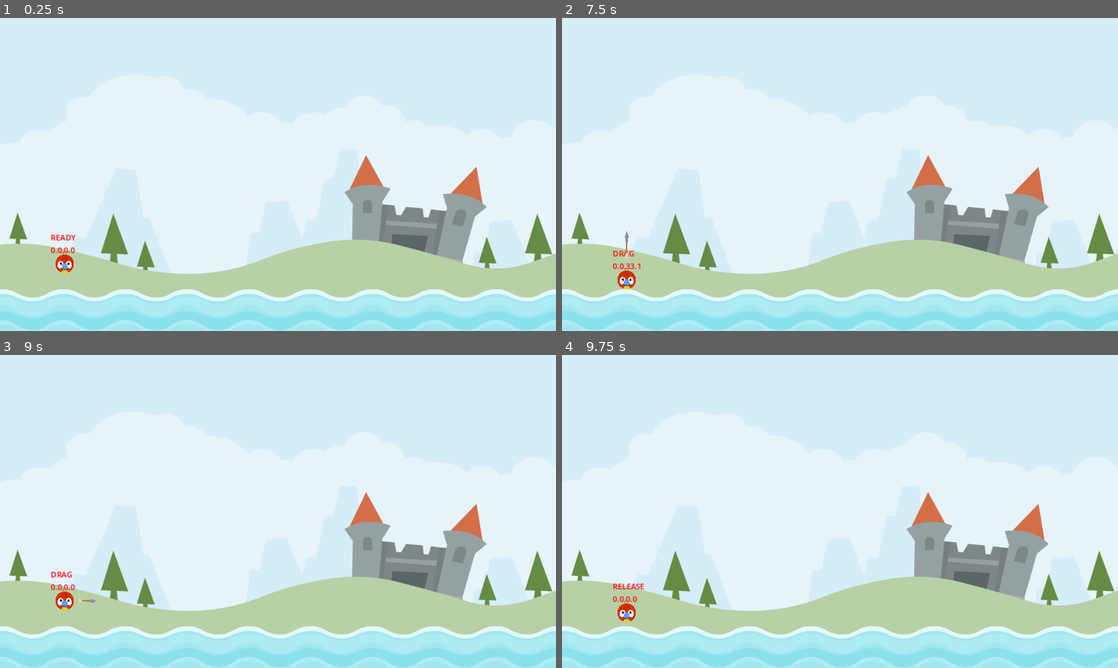
Above: before the commit, frames 1-4 (two rows, left to right).
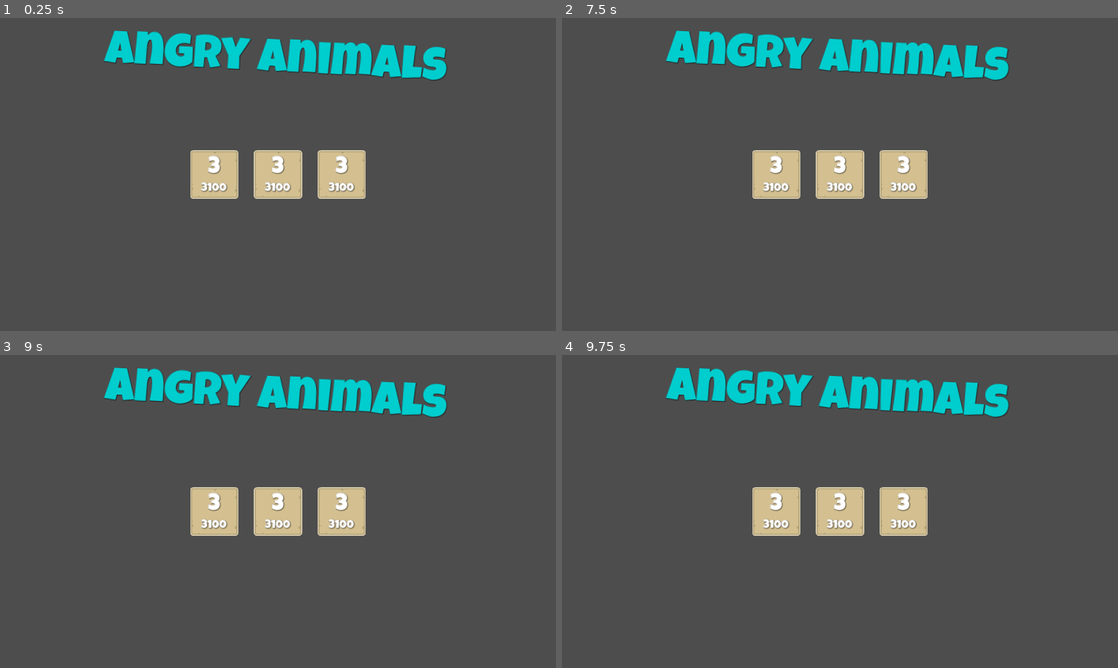
Above: after the commit, the same moments.

Repository: LeyvaGeorge/Angry_Animals
Game: Godot game, scene res://scene/main/main.tscn
Two runs of this game, one before a commit and one after it. Both use one fixed random seed, a clock stepped at 60 frames per second and the inputs below. Before the commit the project starts from res://scene/level/level.tscn.
Inputs (mouse positions are in pixels of both pictures, inside the frame that each line leads up to):
- Up to frame 1 (0.25 s): no input
- Up to frame 2 (7.5 s): click (778, 174) at 0.52 s; click (840, 174) at 1.27 s; click (901, 174) at 2.02 s; click (778, 174) at 2.77 s; click (840, 174) at 3.52 s; click (901, 174) at 4.27 s; click (778, 174) at 5.02 s; click (840, 174) at 5.77 s; click (901, 174) at 6.52 s; tap Enter at 7.25 s; drag from (628, 265) to (828, 309) at 7.27 s
- Up to frame 3 (9 s): drag from (166, 527) to (266, 646) at 8.02 s; move the mouse to (66, 602) at 8.77 s; press the mouse at (66, 602) at 8.78 s
- Up to frame 4 (9.75 s): release the mouse at (628, 602) at 9.5 s; tap Space at 9.5 s; drag from (812, 574) to (673, 464) at 9.52 s

The runs differ from the first frame. In frame 1, 100% of the frame differs, in the area x 0-100%, y 0-100%; in frame 2, 100%; in frame 3, 100%; in frame 4, 100%.

Commit message:
added title

Diff:
--- /dev/null
+++ b/assets/lg_24_wh.tres
@@ -0,0 +1,9 @@
+[gd_resource type="LabelSettings" load_steps=2 format=3 uid="uid://usy3mcgwsqjp"]
+
+[ext_resource type="FontFile" uid="uid://plphh32gigmx" path="res://assets/fonts/LuckiestGuy-Regular.ttf" id="1_2hof3"]
+
+[resource]
+font = ExtResource("1_2hof3")
+font_size = 24
+shadow_size = 3
+shadow_color = Color(0, 0, 0, 0.419608)
--- /dev/null
+++ b/assets/lg_48_wh.tres
@@ -0,0 +1,9 @@
+[gd_resource type="LabelSettings" load_steps=2 format=3 uid="uid://do150xtgy65ro"]
+
+[ext_resource type="FontFile" uid="uid://plphh32gigmx" path="res://assets/fonts/LuckiestGuy-Regular.ttf" id="1_scsbm"]
+
+[resource]
+font = ExtResource("1_scsbm")
+font_size = 48
+shadow_size = 3
+shadow_color = Color(0, 0, 0, 0.419608)
--- a/project.godot
+++ b/project.godot
@@ -11,7 +11,7 @@
 [application]
 
 config/name="Angry_Animals"
-run/main_scene="res://scene/level/level.tscn"
+run/main_scene="res://scene/main/main.tscn"
 config/features=PackedStringArray("4.3", "Forward Plus")
 config/icon="res://icon.svg"
 
--- a/scene/animal/animal.gd
+++ b/scene/animal/animal.gd
@@ -9,17 +9,19 @@
 const IMPULSE_MULT: float = 20.0
 const IMPULSE_MAX: float = 1200.0
 
+
 var _start: Vector2 = Vector2.ZERO
 var _drag_start: Vector2 = Vector2.ZERO
 var _dragged_vector: Vector2 = Vector2.ZERO
 var _last_dragged_vector: Vector2 = Vector2.ZERO
 var _arrow_scale_x: float = 0.0
-
+var _last_collision_count: int = 0
 
 @onready var label: Label = $Label #debut purpose only
 @onready var stretch_sound: AudioStreamPlayer2D = $StretchSound
 @onready var arrow: Sprite2D = $Arrow
 @onready var launch_sound: AudioStreamPlayer2D = $LaunchSound
+@onready var kick_sound: AudioStreamPlayer2D = $KickSound
 
 
 var _state: ANIMAL_STATE = ANIMAL_STATE.READY
@@ -101,6 +103,17 @@
 	)
 	position = _start + _dragged_vector
 
+
+func play_collision() -> void:
+	if _last_collision_count == 0 and get_contact_count() > 0 and kick_sound.playing == false:
+		kick_sound.play()
+	_last_collision_count = get_contact_count()
+
+
+func update_flight() -> void:
+	play_collision()
+
+
 #updates position according to mouse position
 func update_drag() -> void:
 	if detect_release() == true:
@@ -117,6 +130,9 @@
 	match _state:
 		ANIMAL_STATE.DRAG:
 			update_drag()
+		ANIMAL_STATE.RELEASE:
+			update_flight()
+
 
 
 
@@ -133,3 +149,11 @@
 func _on_input_event(viewport: Node, event: InputEvent, shape_idx: int) -> void:
 	if _state == ANIMAL_STATE.READY and event.is_action_pressed("drag"):
 		set_new_state(ANIMAL_STATE.DRAG)
+
+
+func _on_sleeping_state_changed() -> void:
+	if sleeping == true:
+		var cb = get_colliding_bodies()
+		if cb.size() > 0:
+			cb[0].die()
+		call_deferred("die")
--- a/scene/animal/animal.tscn
+++ b/scene/animal/animal.tscn
@@ -1,17 +1,24 @@
-[gd_scene load_steps=7 format=3 uid="uid://c8vpbqnk6xrxh"]
+[gd_scene load_steps=9 format=3 uid="uid://c8vpbqnk6xrxh"]
 
 [ext_resource type="Script" path="res://scene/animal/animal.gd" id="1_iy3qy"]
 [ext_resource type="Texture2D" uid="uid://ns7m3yxgkyy5" path="res://assets/player/parrot.png" id="1_o15hf"]
 [ext_resource type="Texture2D" uid="uid://dl8okmm0ggq4r" path="res://assets/items/arrow.png" id="3_eewvd"]
 [ext_resource type="AudioStream" uid="uid://c7mrt08w7pqmx" path="res://assets/audio/stretch2.ogg" id="4_qjpfe"]
 [ext_resource type="AudioStream" uid="uid://com3h8m4jcxeu" path="res://assets/audio/catapult.ogg" id="5_aef0v"]
+[ext_resource type="AudioStream" uid="uid://bqiy8nias76yp" path="res://assets/audio/kick_wood.ogg" id="6_kimso"]
+
+[sub_resource type="PhysicsMaterial" id="PhysicsMaterial_iut44"]
+bounce = 0.2
 
 [sub_resource type="CircleShape2D" id="CircleShape2D_6dfh3"]
 radius = 131.66
 
 [node name="Animal" type="RigidBody2D"]
 input_pickable = true
+physics_material_override = SubResource("PhysicsMaterial_iut44")
 freeze = true
+contact_monitor = true
+max_contacts_reported = 1
 script = ExtResource("1_iy3qy")
 
 [node name="Sprite2D" type="Sprite2D" parent="."]
@@ -45,5 +52,9 @@
 [node name="LaunchSound" type="AudioStreamPlayer2D" parent="."]
 stream = ExtResource("5_aef0v")
 
+[node name="KickSound" type="AudioStreamPlayer2D" parent="."]
+stream = ExtResource("6_kimso")
+
 [connection signal="input_event" from="." to="." method="_on_input_event"]
+[connection signal="sleeping_state_changed" from="." to="." method="_on_sleeping_state_changed"]
 [connection signal="screen_exited" from="VisibleOnScreenNotifier2D" to="." method="_on_visible_on_screen_notifier_2d_screen_exited"]
--- /dev/null
+++ b/scene/cup/cup.gd
@@ -0,0 +1,13 @@
+extends StaticBody2D
+
+@onready var animation_player: AnimationPlayer = $AnimationPlayer
+@onready var vanish: AudioStreamPlayer2D = $Vanish
+
+func die() -> void:
+	animation_player.play("vanish")
+	vanish.play()
+
+
+func _on_animation_player_animation_finished(anim_name: StringName) -> void:
+	SignalManager.on_cup_destroyed.emit()
+	queue_free()
--- /dev/null
+++ b/scene/cup/cup.tscn
@@ -0,0 +1,74 @@
+[gd_scene load_steps=8 format=3 uid="uid://tgy6nx6jcd1q"]
+
+[ext_resource type="Script" path="res://scene/cup/cup.gd" id="1_uye8d"]
+[ext_resource type="Texture2D" uid="uid://b86a62e2ec0ha" path="res://assets/env/elementWood004.png" id="1_wgnkg"]
+[ext_resource type="Texture2D" uid="uid://c825bg6m7gr18" path="res://assets/env/elementWood015.png" id="2_mdd8e"]
+[ext_resource type="AudioStream" uid="uid://q2wfgjk2vo3p" path="res://assets/audio/vanish.wav" id="4_i4e3f"]
+
+[sub_resource type="Animation" id="Animation_fqu4u"]
+length = 0.001
+tracks/0/type = "value"
+tracks/0/imported = false
+tracks/0/enabled = true
+tracks/0/path = NodePath("Sprites:scale")
+tracks/0/interp = 1
+tracks/0/loop_wrap = true
+tracks/0/keys = {
+"times": PackedFloat32Array(0),
+"transitions": PackedFloat32Array(1),
+"update": 0,
+"values": [Vector2(0.5, 0.5)]
+}
+
+[sub_resource type="Animation" id="Animation_ynqdv"]
+resource_name = "vanish"
+length = 0.9
+tracks/0/type = "value"
+tracks/0/imported = false
+tracks/0/enabled = true
+tracks/0/path = NodePath("Sprites:scale")
+tracks/0/interp = 1
+tracks/0/loop_wrap = true
+tracks/0/keys = {
+"times": PackedFloat32Array(0, 0.2, 0.7),
+"transitions": PackedFloat32Array(1, 1, 1),
+"update": 0,
+"values": [Vector2(0.5, 0.5), Vector2(1, 1), Vector2(0, 0)]
+}
+
+[sub_resource type="AnimationLibrary" id="AnimationLibrary_fm7sg"]
+_data = {
+"RESET": SubResource("Animation_fqu4u"),
+"vanish": SubResource("Animation_ynqdv")
+}
+
+[node name="Cup" type="StaticBody2D"]
+script = ExtResource("1_uye8d")
+
+[node name="Sprites" type="Node2D" parent="."]
+scale = Vector2(0.5, 0.5)
+
+[node name="LeftCorner" type="Sprite2D" parent="Sprites"]
+position = Vector2(-72, -69)
+texture = ExtResource("1_wgnkg")
+
+[node name="RightCorner" type="Sprite2D" parent="Sprites"]
+position = Vector2(72, -69)
+texture = ExtResource("1_wgnkg")
+flip_h = true
+
+[node name="Platform" type="Sprite2D" parent="Sprites"]
+texture = ExtResource("2_mdd8e")
+
+[node name="CollisionPolygon2D" type="CollisionPolygon2D" parent="."]
+polygon = PackedVector2Array(-53, -51, -54, 16, 54, 16, 53, -52, 19, -17, -19, -17)
+
+[node name="Vanish" type="AudioStreamPlayer2D" parent="."]
+stream = ExtResource("4_i4e3f")
+
+[node name="AnimationPlayer" type="AnimationPlayer" parent="."]
+libraries = {
+"": SubResource("AnimationLibrary_fm7sg")
+}
+
+[connection signal="animation_finished" from="AnimationPlayer" to="." method="_on_animation_player_animation_finished"]
--- a/scene/level/level.tscn
+++ b/scene/level/level.tscn
@@ -1,8 +1,9 @@
-[gd_scene load_steps=4 format=3 uid="uid://sr3ifcxftnya"]
+[gd_scene load_steps=5 format=3 uid="uid://sr3ifcxftnya"]
 
 [ext_resource type="Texture2D" uid="uid://b42pjnwqrtqlx" path="res://assets/scene/colored_castle.png" id="1_5cyd5"]
 [ext_resource type="Script" path="res://scene/level/level.gd" id="1_i7twc"]
 [ext_resource type="PackedScene" uid="uid://i0mfnciatc1v" path="res://scene/water/water.tscn" id="2_j45sl"]
+[ext_resource type="PackedScene" uid="uid://tgy6nx6jcd1q" path="res://scene/cup/cup.tscn" id="4_bpi4g"]
 
 [node name="Level" type="Node2D"]
 script = ExtResource("1_i7twc")
@@ -17,3 +18,12 @@
 
 [node name="Water" parent="." instance=ExtResource("2_j45sl")]
 position = Vector2(548, 625)
+
+[node name="Cup" parent="." instance=ExtResource("4_bpi4g")]
+position = Vector2(321, 571)
+
+[node name="Cup2" parent="." instance=ExtResource("4_bpi4g")]
+position = Vector2(438, 465)
+
+[node name="Cup3" parent="." instance=ExtResource("4_bpi4g")]
+position = Vector2(779, 329)
--- /dev/null
+++ b/scene/level_button/level_button.tscn
@@ -0,0 +1,46 @@
+[gd_scene load_steps=4 format=3 uid="uid://db717lwq3c1nf"]
+
+[ext_resource type="Texture2D" uid="uid://cpagh8p2rvy88" path="res://assets/ui/panel_beige.png" id="1_7ew73"]
+[ext_resource type="LabelSettings" uid="uid://do150xtgy65ro" path="res://assets/lg_48_wh.tres" id="2_k78qx"]
+[ext_resource type="LabelSettings" uid="uid://usy3mcgwsqjp" path="res://assets/lg_24_wh.tres" id="3_7jwgk"]
+
+[node name="LevelButton" type="TextureButton"]
+anchors_preset = 8
+anchor_left = 0.5
+anchor_top = 0.5
+anchor_right = 0.5
+anchor_bottom = 0.5
+offset_left = -20.0
+offset_top = -20.0
+offset_right = 20.0
+offset_bottom = 20.0
+grow_horizontal = 2
+grow_vertical = 2
+pivot_offset = Vector2(50, 50)
+texture_normal = ExtResource("1_7ew73")
+
+[node name="MC" type="MarginContainer" parent="."]
+layout_mode = 1
+anchors_preset = 15
+anchor_right = 1.0
+anchor_bottom = 1.0
+grow_horizontal = 2
+grow_vertical = 2
+theme_override_constants/margin_top = 12
+
+[node name="VBoxContainer" type="VBoxContainer" parent="MC"]
+layout_mode = 2
+
+[node name="LevelLabel" type="Label" parent="MC/VBoxContainer"]
+layout_mode = 2
+text = "3"
+label_settings = ExtResource("2_k78qx")
+horizontal_alignment = 1
+vertical_alignment = 1
+
+[node name="ScoreLabel" type="Label" parent="MC/VBoxContainer"]
+layout_mode = 2
+text = "3100"
+label_settings = ExtResource("3_7jwgk")
+horizontal_alignment = 1
+vertical_alignment = 1
--- /dev/null
+++ b/scene/main/main.tscn
@@ -0,0 +1,75 @@
+[gd_scene load_steps=6 format=3 uid="uid://ci2nncbqcwi0n"]
+
+[ext_resource type="Texture2D" uid="uid://b8gwp7j77mscj" path="res://assets/env/MainBG.png" id="1_q7rtp"]
+[ext_resource type="PackedScene" uid="uid://db717lwq3c1nf" path="res://scene/level_button/level_button.tscn" id="2_unis8"]
+[ext_resource type="FontFile" uid="uid://plphh32gigmx" path="res://assets/fonts/LuckiestGuy-Regular.ttf" id="3_2sm73"]
+[ext_resource type="AudioStream" uid="uid://doww0hu3gdjtk" path="res://assets/audio/birdsong.wav" id="4_wuudm"]
+
+[sub_resource type="LabelSettings" id="LabelSettings_ue6ci"]
+font = ExtResource("3_2sm73")
+font_size = 96
+font_color = Color(0, 0.803922, 0.807843, 1)
+shadow_size = 3
+shadow_color = Color(0, 0, 0, 0.419608)
+
+[node name="Main" type="Control"]
+layout_mode = 3
+anchors_preset = 15
+anchor_right = 1.0
+anchor_bottom = 1.0
+grow_horizontal = 2
+grow_vertical = 2
+
+[node name="TextureRect" type="TextureRect" parent="."]
+layout_mode = 1
+anchors_preset = 15
+anchor_right = 1.0
+anchor_bottom = 1.0
+grow_horizontal = 2
+grow_vertical = 2
+texture = ExtResource("1_q7rtp")
+
+[node name="HB" type="HBoxContainer" parent="."]
+layout_mode = 1
+anchors_preset = 8
+anchor_left = 0.5
+anchor_top = 0.5
+anchor_right = 0.5
+anchor_bottom = 0.5
+offset_left = -182.0
+offset_top = -50.0
+offset_right = 182.0
+offset_bottom = 50.0
+grow_horizontal = 2
+grow_vertical = 2
+theme_override_constants/separation = 32
+
+[node name="LevelButton" parent="HB" instance=ExtResource("2_unis8")]
+layout_mode = 2
+
+[node name="LevelButton2" parent="HB" instance=ExtResource("2_unis8")]
+layout_mode = 2
+
+[node name="LevelButton3" parent="HB" instance=ExtResource("2_unis8")]
+layout_mode = 2
+
+[node name="MC" type="MarginContainer" parent="."]
+layout_mode = 1
+anchors_preset = 5
+anchor_left = 0.5
+anchor_right = 0.5
+offset_left = -354.5
+offset_right = 354.5
+offset_bottom = 100.0
+grow_horizontal = 2
+rotation = 0.0523599
+theme_override_constants/margin_top = 24
+
+[node name="Label" type="Label" parent="MC"]
+layout_mode = 2
+text = "Angry Animals"
+label_settings = SubResource("LabelSettings_ue6ci")
+
+[node name="AudioStreamPlayer2D" type="AudioStreamPlayer2D" parent="."]
+stream = ExtResource("4_wuudm")
+autoplay = true
--- a/singletons/signal_manager.gd
+++ b/singletons/signal_manager.gd
@@ -1,4 +1,6 @@
 extends Node
 #Signals of what is happening on a global level
 
+signal on_cup_destroyed
 signal on_animal_died
+signal on_attempt_made
Not shown, changed: assets/audio/birdsong.wav.import
